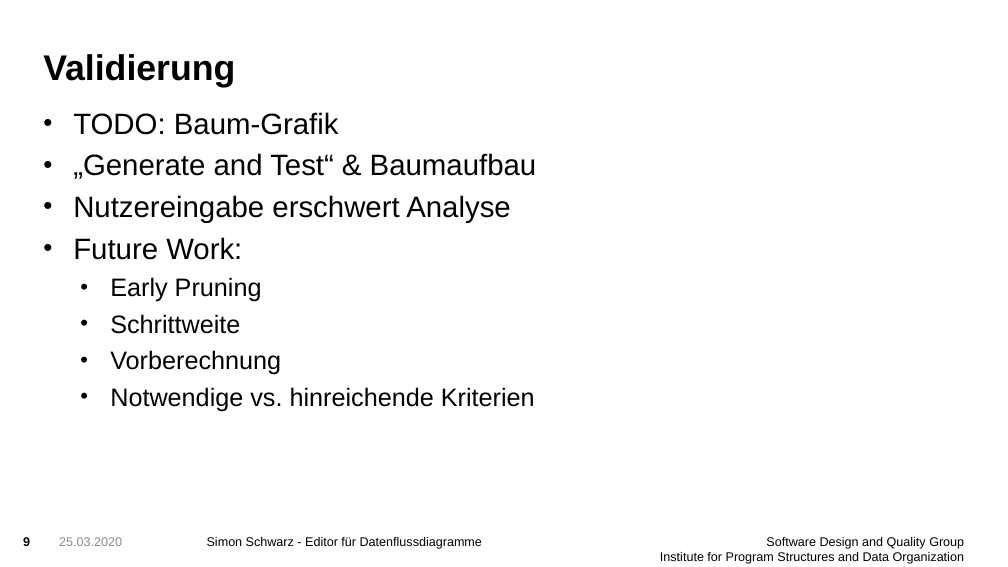
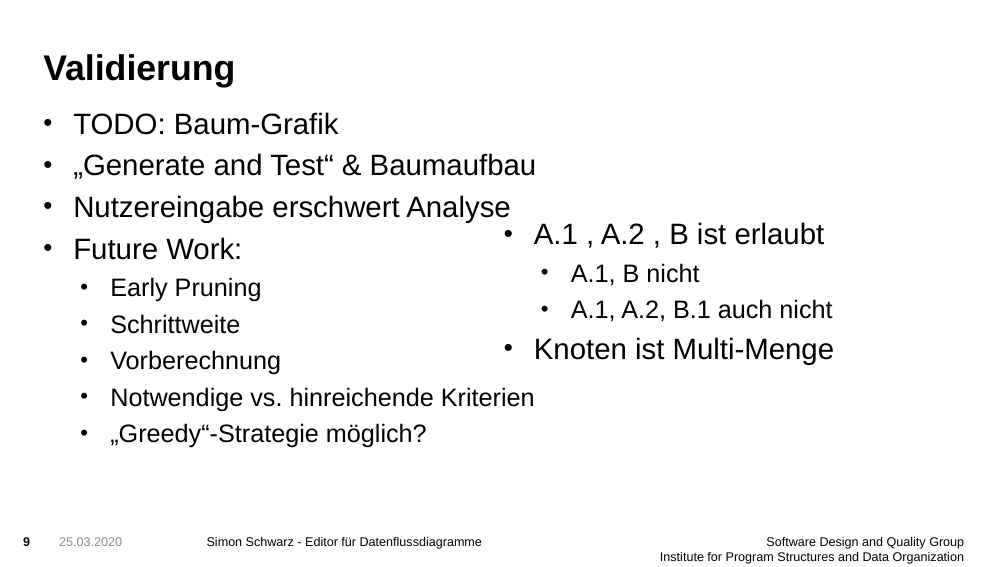
Before and after one commit to FluidTrust/Palladio-Supporting-DataFlowDiagram, a slide deck: slide 9 of presentation/presentation1.pptx. Drawn at 1008x567 pixels with LibreOffice and Linux fonts; fonts in the diff are those of the drawing; background and template pictures are left out. Boxes give left, top, right and bottom in pixels: in the first picture for what was removed or moved away, otherwise in the second. Text is boxed around its words. In the diff, an @@ line names an element or a change of style, - is before the commit and + after.

```diff
--- a/presentation/presentation1.pptx
+++ b/presentation/presentation1.pptx
@@ text added at (x1=534, y1=222, x2=835, y2=365), 28 pt, text #000000 @@
+• A.1 , A.2 , B ist erlaubt
+  • A.1, B nicht
+  • A.1, A.2, B.1 auch nicht
+• Knoten ist Multi-Menge
@@ text at (x1=110, y1=423, x2=427, y2=448): paragraph added @@
+  • „Greedy“-Strategie möglich?
```
Also in this commit, not shown: 6 slides added, 12 other files.
